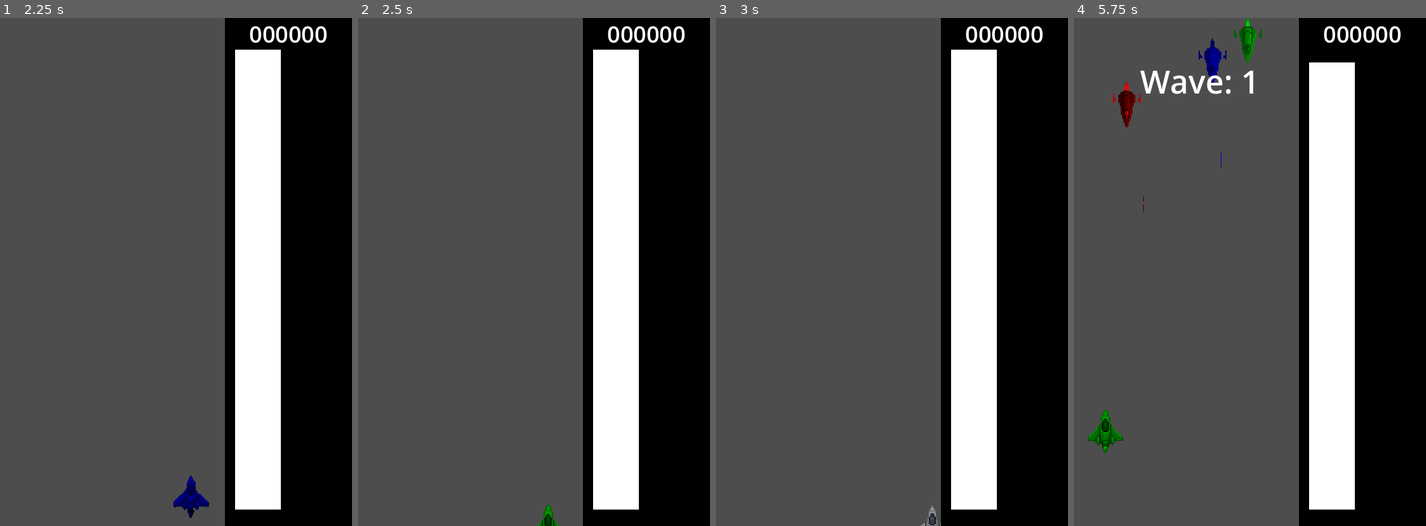
Above: before the commit, frames 1-4 (left to right).
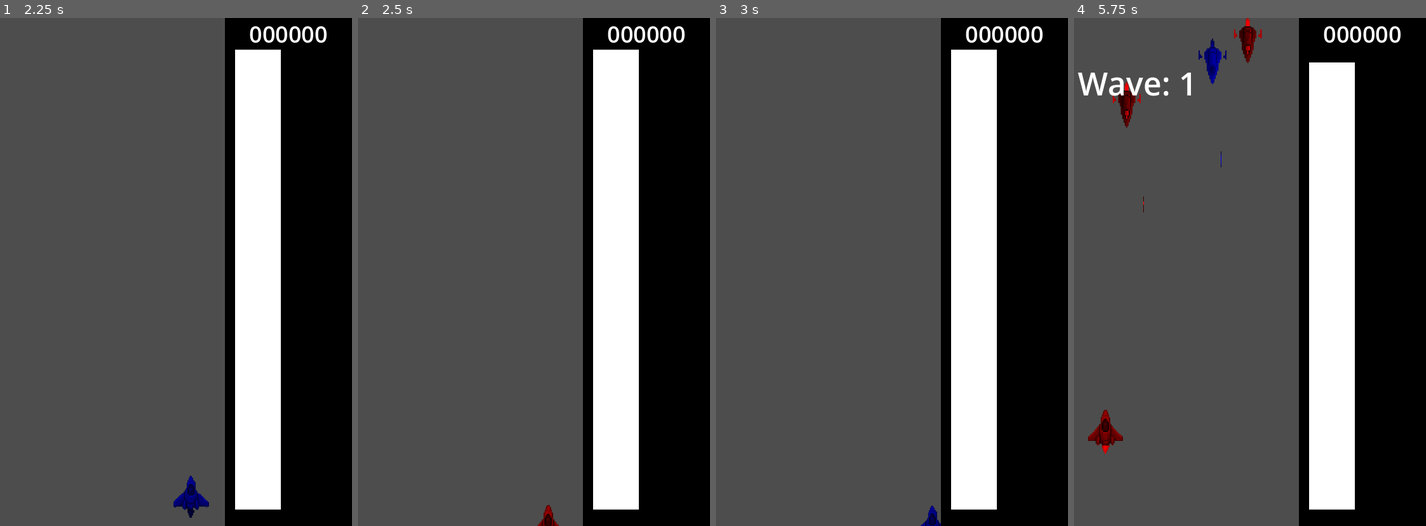
Above: after the commit, the same moments.

Repository: parkernalch/wave-jam
Game: Godot game, scene res://Scenes/Menus/menus.tscn
Two runs of this game, one before a commit and one after it. Both use one fixed random seed, a clock stepped at 60 frames per second and the inputs below. The engine's default icon, where the game draws it, is replaced by a stand-in: a white triangle on a blue panel in a dark square.
Inputs (mouse positions are in pixels of both pictures, inside the frame that each line leads up to):
- Up to frame 1 (2.25 s): click "Play Game" at 0.5 s; move the mouse to (246, 246) at 1.27 s; hold D (right) 1.28-2.03 s; click (246, 246) at 1.35 s; move the mouse to (84, 297) at 2.02 s; hold S (down) from 2.03 s (still down); tap Shift (boost) at 2.1 s
- Up to frame 2 (2.5 s): keep holding S (down); click (442, 297) at 2.3 s
- Up to frame 3 (3 s): tap Enter at 2.75 s; move the mouse to (916, 160) at 2.77 s; release S (down) at 2.78 s; hold D (right) from 2.78 s (still down); click (916, 160) at 2.85 s
- Up to frame 4 (5.75 s): move the mouse to (1214, 373) at 3.52 s; release D (right) at 3.53 s; hold W (up) 3.53-4.28 s; right-click (1214, 373) at 3.6 s; click (1214, 373) at 3.8 s; move the mouse to (1348, 348) at 4.27 s; hold A (left) from 4.28 s (still down); click (1348, 348) at 4.35 s; move the mouse to (1119, 195) at 5.02 s; tap Shift (boost) at 5.1 s; click (1119, 195) at 5.3 s

Frame 1 is identical in both runs. In frame 2, 0.1% of the frame differs, in the area x 50-58%, y 95-100%; in frame 3, 0.1%; in frame 4, 1.6%, in the area x 1-54%, y 0-86%.

Commit message:
Added New Wave form on wave 5 and 10

Diff:
--- a/Entities/Bullet/Bullet.gd
+++ b/Entities/Bullet/Bullet.gd
@@ -1,7 +1,7 @@
 extends RigidBody2D
 
 @export var bullet_speed = 200;
-@export var hit_box_size: Vector2 = Vector2(8, 8) # bullet AABB size (tune as needed)
+@export var hit_box_size: Vector2 = Vector2(15, 10) # bullet AABB size (tune as needed)
 
 var wave_form
 var damage
--- a/Entities/EnemySpawner/EnemySpawner.gd
+++ b/Entities/EnemySpawner/EnemySpawner.gd
@@ -58,8 +58,18 @@
 
 func spawn_enemy_wave() -> void:
 	wave += 1
-	wave_count_label.text = "Wave: %d" % wave
+	enemy_count_per_wave += 1
 	display_wave_count_label_timer.start()
+	if (wave == 5):
+		globals.available_wave_forms.append(CONSTANTS.DEFAULT_WAVE_FORMS.SAWTOOTH)
+		wave_count_label.text = "Wave: %d Sawtooth Form Added" % wave
+	elif (wave == 10):
+		globals.available_wave_forms.append(CONSTANTS.DEFAULT_WAVE_FORMS.SQUARE)
+		wave_count_label.text = "Wave: %d Square Form Added" % wave
+	else:
+		wave_count_label.text = "Wave: %d" % wave
+
+	signal_bus.wave_changed.emit(wave)
 	for i in range(0, enemy_count_per_wave + wave - 1):
 		if i == 0:
 			spawn_enemy_instance()
--- a/Entities/HoverEnemy/HoverEnemy.gd
+++ b/Entities/HoverEnemy/HoverEnemy.gd
@@ -50,7 +50,7 @@
 # Called when the node enters the scene tree for the first time.
 func _ready() -> void:
 	randomize()
-	current_wave_form = CONSTANTS.DEFAULT_WAVE_FORMS.values()[randi() % CONSTANTS.DEFAULT_WAVE_FORMS.values().size()]
+	current_wave_form = globals.available_wave_forms[randi() % globals.available_wave_forms.size()]
 	set_tint(current_wave_form["color"])
 	# Timer to handle shooting
 	TimerHelper.make_timer(self, shot_cooldown, shoot, false, true)
--- a/Entities/Player/Player.gd
+++ b/Entities/Player/Player.gd
@@ -25,6 +25,7 @@
 var bullet_piercing = false
 var bullet_piercing_timer
 
+
 func _ready() -> void:
 	signal_bus.enemy_destroyed.connect(_on_enemy_destroy)
 	signal_bus.amplitude_changed.emit(100)
@@ -37,6 +38,7 @@
 	bullet_spread_timer.connect("timeout", _on_bullet_spread_timeout)
 	bullet_piercing_timer = get_parent().find_child("BulletPiercingTimer")
 	bullet_piercing_timer.connect("timeout", _on_bullet_piercing_timeout)
+	globals.available_wave_forms = FORMS.values().slice(0,2)
 
 func _physics_process(delta: float) -> void:
 	spatial_hash.update(self, get_aabb())
@@ -56,8 +58,10 @@
 		return
 
 func change_form():
-	form_index = (form_index + 1) % FORMS.size()
-	current_form = FORMS.values()[form_index]
+	# form_index = (form_index + 1) % FORMS.size()
+	form_index = (form_index + 1) % globals.available_wave_forms.size()
+	# current_form = FORMS.values()[form_index]
+	current_form = globals.available_wave_forms[form_index]
 	set_tint(current_form["color"])
 
 func set_tint(color: Vector4) -> void:
@@ -157,7 +161,7 @@
 	damage = 1
 
 func _on_bullet_spread_timeout() -> void:
-	pass
+	bullet_spread = false
 
 func _on_enemy_destroy():
 	amplitude = min(amplitude + 5, max_amplitude)
--- a/Entities/ScrollingEnemy/ScrollingEnemy.gd
+++ b/Entities/ScrollingEnemy/ScrollingEnemy.gd
@@ -44,7 +44,7 @@
 # Called when the node enters the scene tree for the first time.
 func _ready() -> void:
 	randomize()
-	current_wave_form = CONSTANTS.DEFAULT_WAVE_FORMS.values()[randi() % CONSTANTS.DEFAULT_WAVE_FORMS.values().size()]
+	current_wave_form = globals.available_wave_forms[randi() % globals.available_wave_forms.size()]
 	set_tint(current_wave_form["color"])
 	# Timer to handle shooting
 	TimerHelper.make_timer(self, shot_cooldown, shoot, false, true)
--- /dev/null
+++ b/Globals/Globals.gd
@@ -0,0 +1,4 @@
+extends Node
+class_name Globals
+
+var available_wave_forms
--- a/Globals/SignalBus.gd
+++ b/Globals/SignalBus.gd
@@ -4,3 +4,4 @@
 signal amplitude_changed(amplitude)
 signal player_died
 signal powerup_collected(powerup_type)
+signal wave_changed(wave_number)
--- a/Scenes/Game/game.tscn
+++ b/Scenes/Game/game.tscn
@@ -83,10 +83,10 @@
 
 [node name="WaveCounter" type="Label" parent="UICanvas/UI"]
 layout_mode = 0
-offset_left = 150.0
-offset_top = 65.0
-offset_right = 190.0
-offset_bottom = 134.0
+offset_left = 52.0
+offset_top = 68.0
+offset_right = 92.0
+offset_bottom = 137.0
 theme_override_font_sizes/font_size = 50
 
 [node name="AllWavesBar" type="ProgressBar" parent="UICanvas/UI"]
--- a/project.godot
+++ b/project.godot
@@ -22,6 +22,7 @@
 spatial_hash="*res://Globals/SpatialHash.gd"
 signal_bus="*res://Globals/SignalBus.gd"
 score="*res://Globals/Score.gd"
+globals="*res://Globals/Globals.gd"
 
 [display]
 
